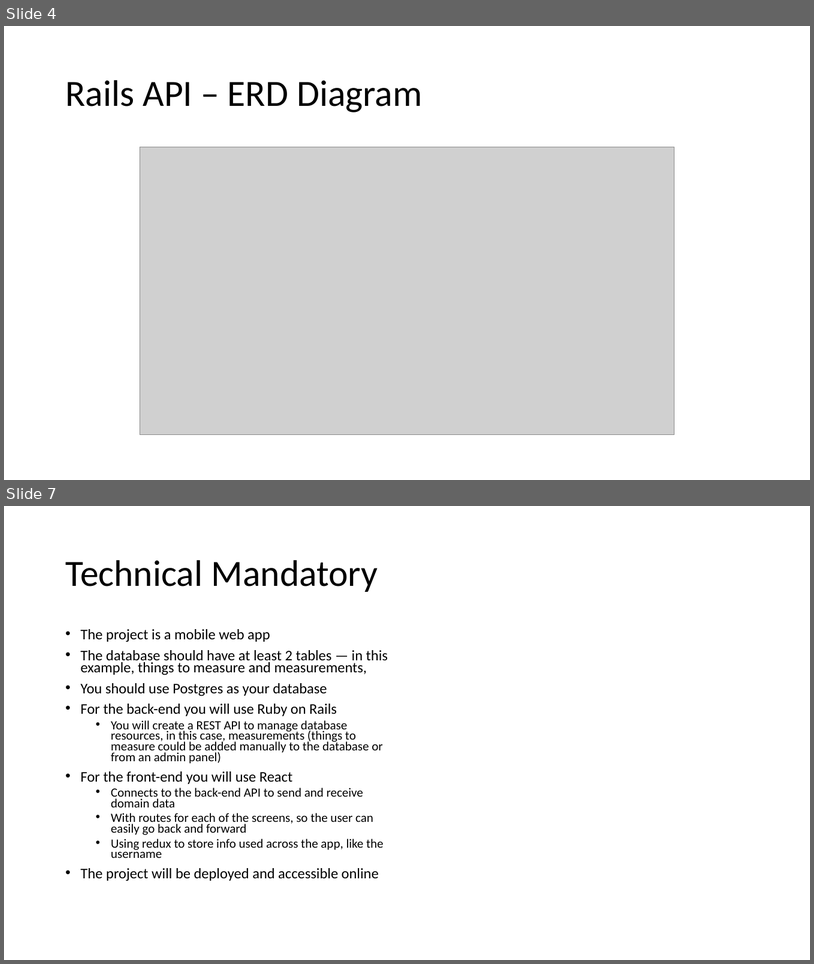
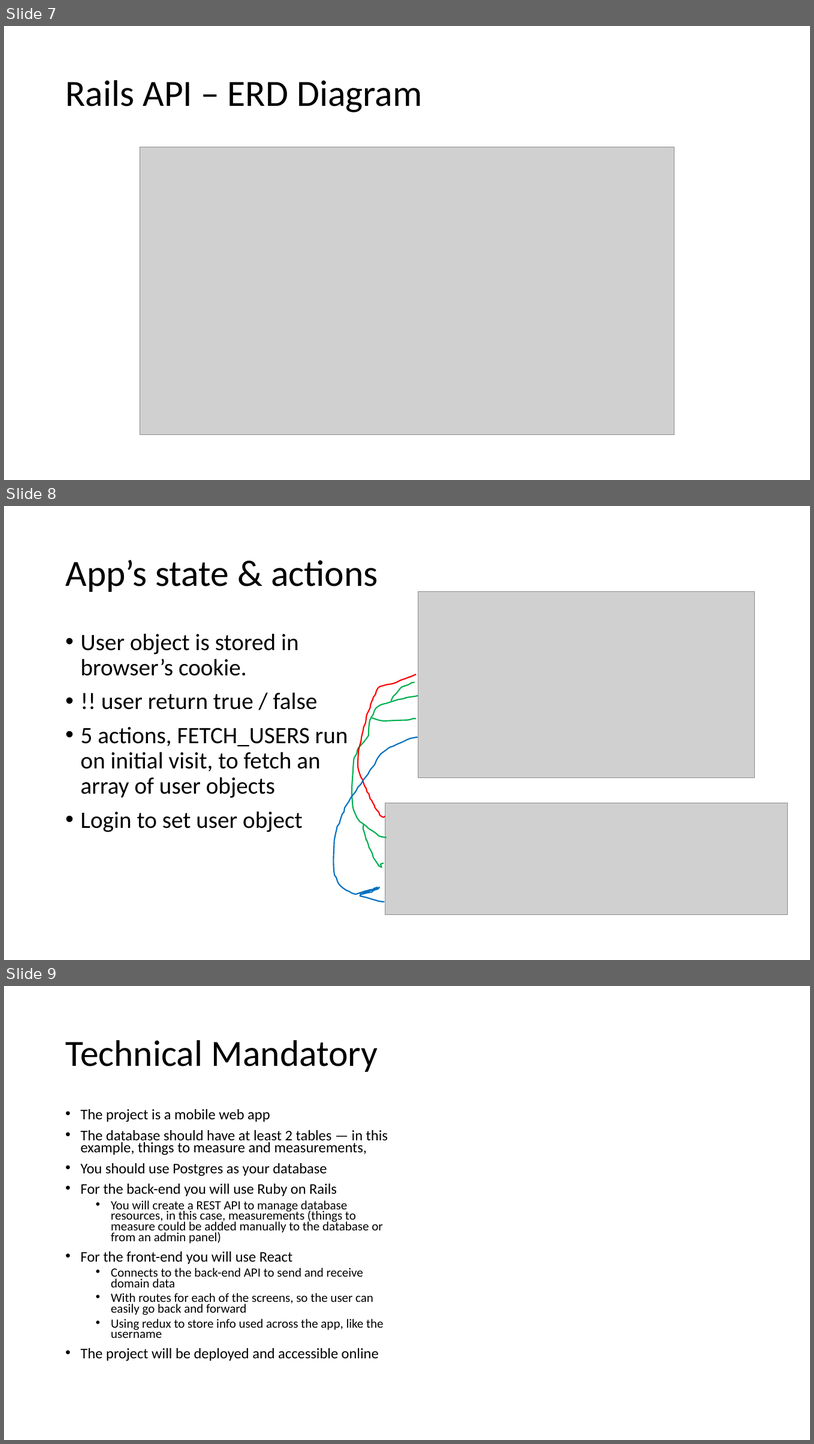
Before and after one commit to Kyle-Law/react-rails-tracker, a slide deck: docs/Portfolio Tracker Presentation.pptx. Shown one above the other, each under a label of ours: slides 4 and 7 before the commit, slides 7, 8 and 9 after it; the slides between them are not shown. The pictures are 814x964 and 814x1444 pixels, drawn with LibreOffice and Linux fonts; fonts in the diff are those of the drawing; grey boxes stand for pictures. Boxes give left, top, right and bottom in pixels: in the first picture for what was removed or moved away, otherwise in the second. Text is boxed around its words. In the diff, an @@ line names an element or a change of style, - is before the commit and + after.

```diff
--- a/docs/Portfolio Tracker Presentation.pptx
+++ b/docs/Portfolio Tracker Presentation.pptx
@@ slide 8 added at [4,506,810,960], background #FFFFFF @@
@@ title added at [65,560,378,592], 44 pt, text #000000 @@
+App’s state & actions
@@ picture added at [419,591,755,778] @@
@@ text added at [81,633,348,832], 28 pt, text #000000 @@
+• User object is stored in browser’s cookie.
+• !! user return true / false
+• 5 actions, FETCH_USERS run on initial visit, to fetch an array of user objects
+• Login to set user object
@@ freeform shape added at [358,674,416,817], outline #FF0000 1.5 pt @@
@@ freeform shape added at [391,682,414,700], outline #00B050 1.5 pt @@
@@ freeform shape added at [352,696,418,837], outline #00B050 1.5 pt @@
@@ freeform shape added at [372,718,417,721], outline #00B050 1.5 pt @@
@@ freeform shape added at [333,737,418,901], outline #0070C0 1.5 pt @@
@@ picture added at [386,803,788,915] @@
@@ freeform shape added at [363,824,384,867], outline #00B050 1.5 pt @@
@@ what was slide 4 is now slide 7 @@
@@ what was slide 7 is now slide 9 @@
```
Also in this commit, not shown: 1 slide changed, 1 other file.
